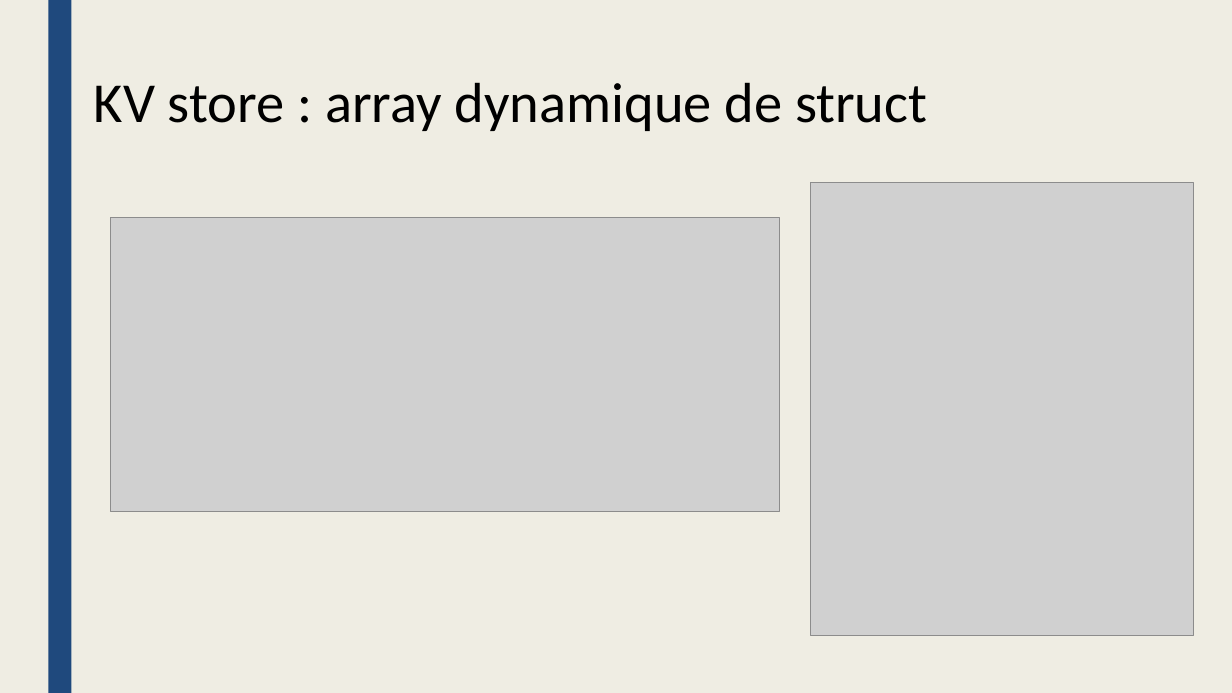
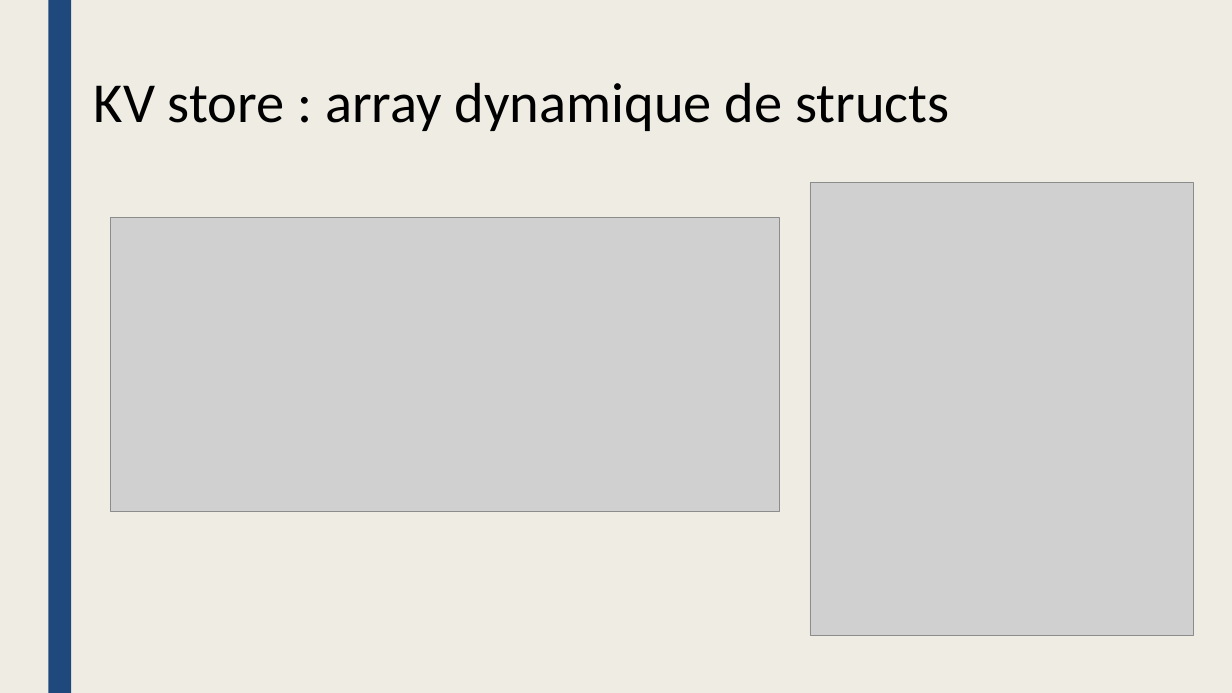
Before and after one commit to inefix/Key-Value-Store, a slide deck: slide 4 of presentation/KVS_presentation.pptx. Drawn at 1232x693 pixels with LibreOffice and Linux fonts; fonts in the diff are those of the drawing; grey boxes stand for pictures. Boxes give left, top, right and bottom in pixels: in the first picture for what was removed or moved away, otherwise in the second. Text is boxed around its words. In the diff, an @@ line names an element or a change of style, - is before the commit and + after.

```diff
--- a/presentation/KVS_presentation.pptx
+++ b/presentation/KVS_presentation.pptx
@@ text at (x1=94, y1=82, x2=949, y2=131): text changed @@
-KV store : array dynamique de struct
+KV store : array dynamique de structs
```
Also in this commit, not shown: 2 other slides changed, 2 slides added, 1 slide removed, 1 other file.
